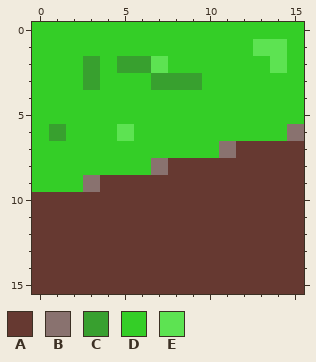
Edited in one commit: pixel-art sprite (src/textures/1.png). Above: the version before the commit.
The file is 16x16 pixels.
Palette (. is transparent): A #663931  B #89726f  C #38a02f  D #34ce27  E #5de352
And afterwards:
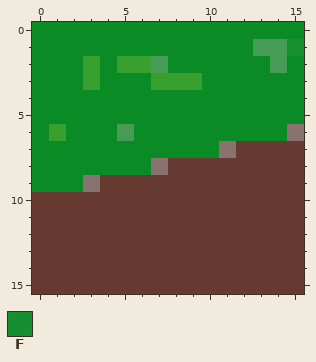
Colours new in this view: F #0b8b25ea
What changed:
@@ palette @@
-D #34ce27
+D #0b8b25
-E #5de352
+E #469b57
@@ x 13..15 @@
  0 DDD
- 1 EED
+ 1 EEF
  2 DED
